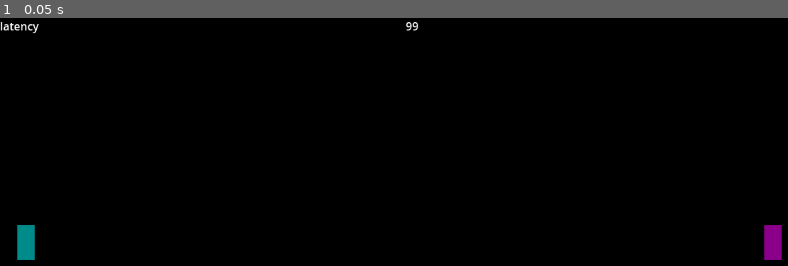
Above: before the commit, frame 1.
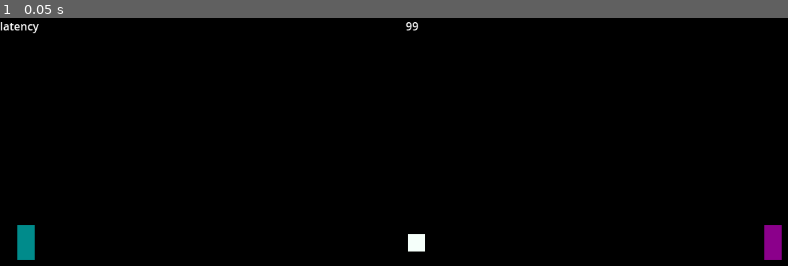
Above: after the commit, the same moment.

Repository: Stormvind/PeerToPeerPong
Game: Godot game, scene res://pong.tscn
Same seed, same stepped clock (60 frames per second), same inputs: the game is played once before the commit and once after it. This scene is started directly instead of the project's main scene.
Inputs:
- Up to frame 1 (0.05 s): no input

The runs differ from the first frame. In frame 1, 0.2% of the frame differs, in the area x 51-54%, y 87-95%.
Error before the commit: Invalid call. Nonexistent function 'get_available_packet_count' in base 'Nil'. (res://pong.gd:83)
Error after the commit: Invalid call. Nonexistent function 'get_available_packet_count' in base 'Nil'. (res://pong.gd:87)

Commit message:
Added the square (it doesn't do anything yet; just sits in the middle)

Diff:
--- a/hosting.gd
+++ b/hosting.gd
@@ -3,12 +3,11 @@
 var server := UDPServer.new();
 var peer : PacketPeerUDP;
 var has_received_start_request : bool = false;
-var time_to_start : float;
-var timer : float;
+var synchronization : Dictionary;
+var second_timer : float;
 var timer_number : int = 4;
 var transscenic : Node;
 
-# Called when the node enters the scene tree for the first time.
 func _ready():
 	transscenic = $"/root/Transscenic_Variables";
 	Text_Edit_Status = $Text_Edit_Status;
@@ -26,20 +25,20 @@
 		if server.is_connection_available():
 			peer = server.take_connection();
 			has_received_start_request = true;
-			time_to_start = peer.get_var();
+			synchronization = peer.get_var();
 			Text_Edit_Status.text += "A user connected. The game will begin soon\n5";
-			timer = current_time;
+			second_timer = current_time;
 		return;
 
-	if current_time >= (timer + 1.0):
+	if current_time >= (second_timer + 1.0):
 		Text_Edit_Status.text += "\n" + str(timer_number);
 		timer_number -= 1;
-		timer = current_time;
+		second_timer = current_time;
 
-	if current_time >= time_to_start:
+	if current_time >= synchronization["requested_time_to_start"]:
 		transscenic.server = server;
 		transscenic.connection = peer;
 		transscenic.is_host = true;
 		get_tree().change_scene_to_file("res://pong.tscn");
-	# Sends confirmation of which time to start at
-	peer.put_var(time_to_start);
+	# Sends confirmation of which time to start at, and returns the seed for randomness sent by the joiner
+	peer.put_var(synchronization);
--- a/joining.gd
+++ b/joining.gd
@@ -1,20 +1,22 @@
 extends Control
 var has_received_start_confirmation : bool = false;
 var UDP := PacketPeerUDP.new();
-var time_to_start : float;
+var confirmed_time_to_start : float;
+var synchronization : Dictionary;
 var Text_Edit_Status : TextEdit;
 var timeout_timer : float = Time.get_unix_time_from_system() + 10;
-var timer : float;
+var second_timer : float;
 var timer_number : int;
 var transscenic : Node;
 
-# Called when the node enters the scene tree for the first time.
 func _ready():
 	transscenic = $"/root/Transscenic_Variables";
+	# UDP is connectionless; this only configures the destination. Does not actually send data
 	UDP.connect_to_host(transscenic.peer_address,
 	transscenic.network_port);
 	Text_Edit_Status = $Text_Edit_Status;
 	Text_Edit_Status.text = "Attempting to connect. Giving up if no connection is made in 10 seconds\n";
+	synchronization["seed"] = Time.get_ticks_msec();
 
 func _physics_process(_delta):
 	var current_time : float = Time.get_unix_time_from_system();
@@ -24,22 +26,29 @@
 		get_tree().change_scene_to_file("res://start_menu.tscn");
 
 	if !has_received_start_confirmation:
-		UDP.put_var(current_time + 5.0);
+		synchronization["requested_time_to_start"] = current_time + 5.0;
+		UDP.put_var(synchronization);
 		if UDP.get_available_packet_count() > 0:
-			time_to_start = UDP.get_var();
+			var received_synchronization : Dictionary = UDP.get_var();
+			confirmed_time_to_start = received_synchronization["requested_time_to_start"];
+			if (!received_synchronization.has("seed")
+			|| received_synchronization["seed"] != synchronization["seed"]):
+				UDP.close();
+				get_tree().change_scene_to_file("res://start_menu.tscn");
 			has_received_start_confirmation = true;
-			timer_number = round(time_to_start - current_time);
-			timer = current_time + 1;
+			timer_number = round(confirmed_time_to_start - current_time);
+			second_timer = current_time + 1;
 			Text_Edit_Status.text += "Connected to host. The game will begin soon\n" \
 			+ str(timer_number) + "\n";
 		return;
 
-	if current_time >= time_to_start:
+	if current_time >= confirmed_time_to_start:
 		transscenic.connection = UDP;
 		transscenic.is_host = false;
+		transscenic.seed = synchronization["seed"];
 		get_tree().change_scene_to_file("res://pong.tscn");
 
-	if current_time >= timer:
+	if current_time >= second_timer:
 		timer_number -= 1;
 		Text_Edit_Status.text += str(timer_number) + "\n";
-		timer = current_time + 1;
+		second_timer = current_time + 1;
--- a/pong.gd
+++ b/pong.gd
@@ -16,8 +16,10 @@
 var latest_integral_frame : int = 0;
 # The amount of frames before the connection times out and the game ends
 var connection_timeout_amount : int = 120;
-var gamestate = {"local_position" : 299, "remote_position" : 299};
-var saved_gamestate = {"local_position" : 299, "remote_position" : 299};
+var gamestate = {"local_position" : 299, "remote_position" : 299,
+"square_position_x" : 588, "square_position_y" : 312};
+var saved_gamestate = {"local_position" : 299, "remote_position" : 299,
+"square_position_x" : 588, "square_position_y" : 312};
 
 # Called when the node enters the scene tree for the first time.
 func _ready():
@@ -43,6 +45,8 @@
 		};
 
 func _draw() -> void:
+	draw_rect(Rect2(Vector2(gamestate.square_position_x, gamestate.square_position_y),
+	Vector2(25, 25)), Color.MINT_CREAM);
 	if transscenic.is_host == false:
 		draw_rect(Rect2(Vector2(25, gamestate.local_position), Vector2(25, 50)), Color.DARK_CYAN);
 		draw_rect(Rect2(Vector2(1102, gamestate.remote_position), Vector2(25, 50)), Color.DARK_MAGENTA);
@@ -82,7 +86,11 @@
 	# Process remote frames that have arrived
 	while transscenic.connection.get_available_packet_count() > 0:
 		var received_message = transscenic.connection.get_var();
+		# The following datatypes were sent at a previous stage.
+		# Such datagrams still coming in are to be discarded
 		if typeof(received_message) == TYPE_FLOAT:
+			continue;
+		if typeof(received_message) == TYPE_DICTIONARY && received_message.has("seed"):
 			continue;
 		# Process confirmations
 		for confirmation in received_message.confirmations:
@@ -164,13 +172,13 @@
 	gamestate.remote_position = saved_gamestate.remote_position;
 	var integral : bool = true;
 	for i in range(latest_integral_frame, current_frame + 1):
-		Process_Frame(i);
 		if archive[i].remote.confirmed == false:
 			integral = false;
 		if integral:
 			latest_integral_frame = i;
 			saved_gamestate.local_position = gamestate.local_position;
 			saved_gamestate.remote_position = gamestate.remote_position;
+		Process_Frame(i);
 
 func End_Game(message : String):
 	transscenic.game_over_text = message;
--- a/transscenic_variables.gd
+++ b/transscenic_variables.gd
@@ -7,3 +7,4 @@
 var connection : PacketPeerUDP;
 var is_host : bool;
 var game_over_text : String;
+var seed : int;
